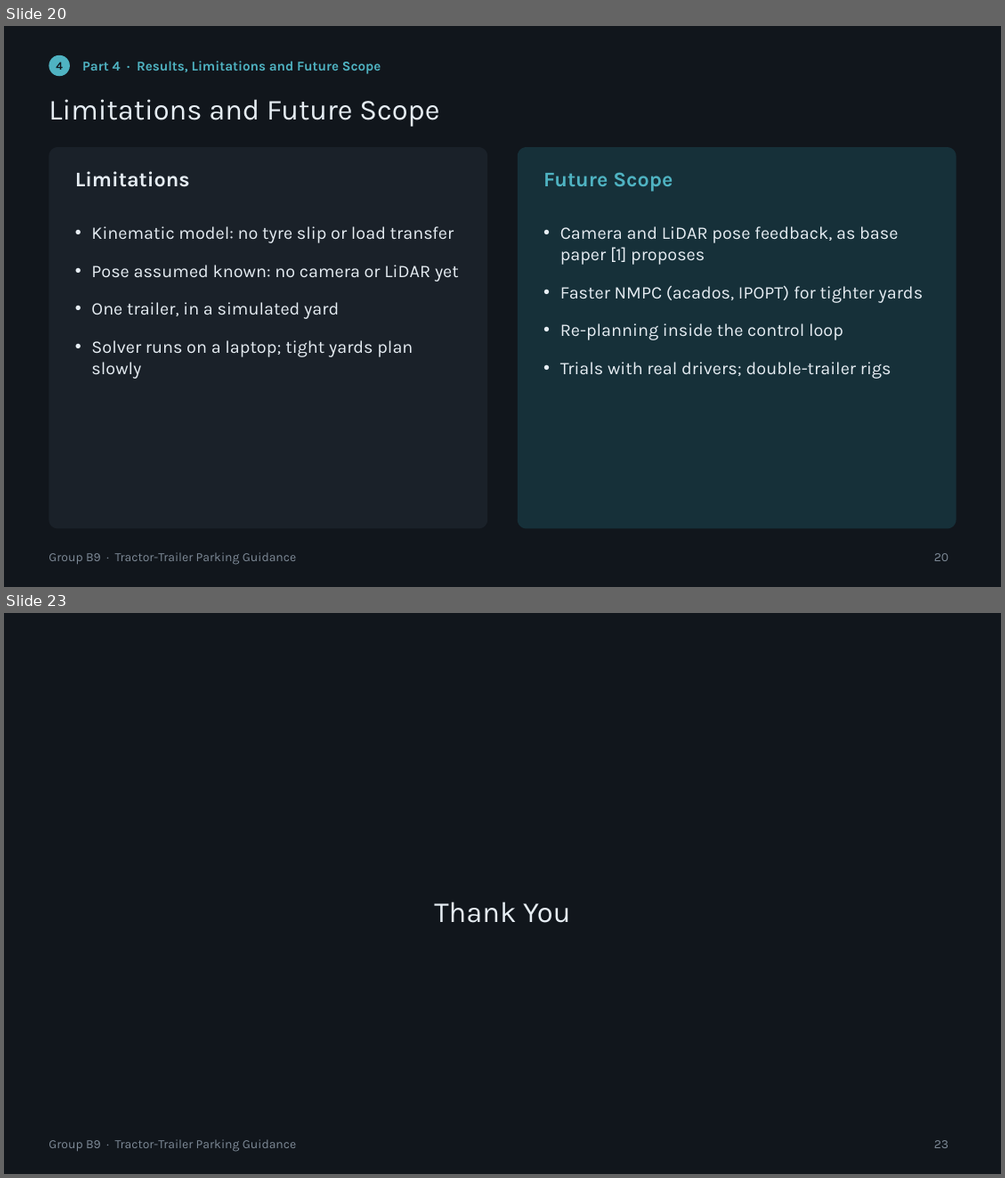
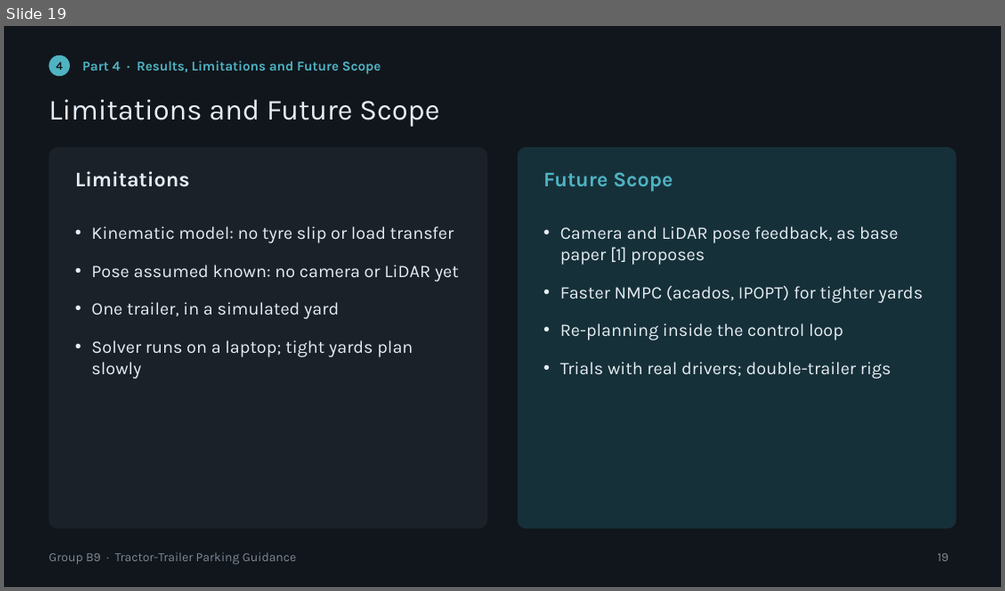
Before and after one commit to Harshithkv07/NMPC-AutoPark, a slide deck: doc/Robotics_Final_Group_B9.pptx. Shown one above the other, each under a label of ours: slides 20 and 23 before the commit, slide 19 after it; the slides between them are not shown. The pictures are 1005x1178 and 1005x591 pixels, drawn with LibreOffice and Linux fonts; fonts in the diff are those of the drawing. Boxes give left, top, right and bottom in pixels: in the first picture for what was removed or moved away, otherwise in the second. Text is boxed around its words. In the diff, an @@ line names an element or a change of style, - is before the commit and + after.

```diff
--- a/doc/Robotics_Final_Group_B9.pptx
+++ b/doc/Robotics_Final_Group_B9.pptx
@@ slide 23 removed at (4, 613, 1001, 1174), background #11161C; not listed: 1 template element that a slide beside it also shows @@
@@ title removed at (434, 901, 570, 923) @@
-Thank You
@@ page number removed at (934, 1140, 948, 1148) @@
-23
@@ what was slide 20 is now slide 19 @@
@@ page number at (938, 553, 949, 561): text changed @@
-20
+19
```
Also in this commit, not shown: 2 slides changed, 1 other slide removed, 1 other file.
